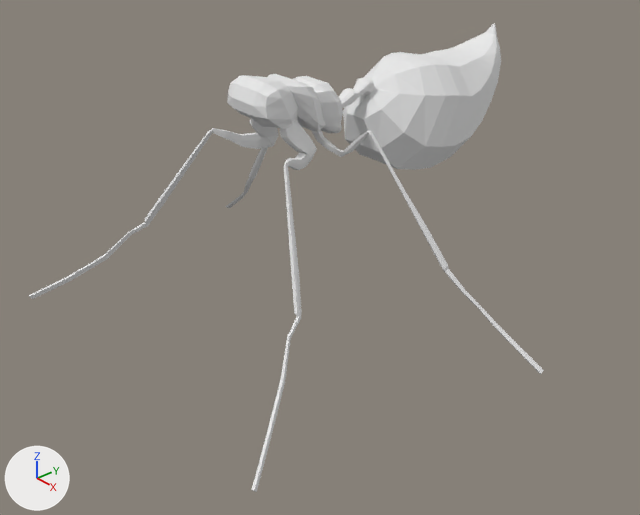
The Blender file Assets/Objects/Characters/Ant_01/Ant_01.blend: old version first, new version second.
One viewpoint serves both versions: a camera (50 mm lens) standing at (0.837, -0.758, 0.656) and looking at (0.028, -0.057, 0.098). Arrows for +X, +Y and +Z are at lower left; the lights stay in place.
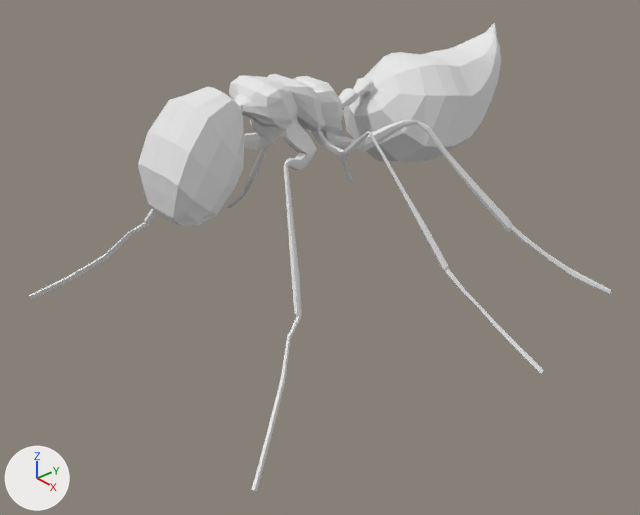
Commit message: Added more to Ant_01

Where the change shows, as pixel boxes (x1, y1, x2, y2) in the pictures (640 x 515 px):
'Cube', reshaped (13% wider)
    before: (29, 23, 544, 492)
    after: (29, 23, 611, 492)
part 1 of me_cube_001, built on
    before: (227, 83, 470, 170)
    after: (138, 83, 611, 295)

The change, as a diff of the scene's bpy script:
```diff
--- a/Assets/Objects/Characters/Ant_01/Ant_01.blend.py
+++ b/Assets/Objects/Characters/Ant_01/Ant_01.blend.py
@@ me_cube_001 @@
 # used by ob_cube; location = (0.0, -0.115, 0.325); scale = (0.213, 0.213, 0.213)
-me_cube_001.from_pydata(...)  # 498 vertices, 460 faces; spans x 0.0..1.56, y -1.12..2.01, z -1.45..0.14
+me_cube_001.from_pydata(...)  # 716 vertices, 668 faces; spans x 0.0..1.56, y -1.12..2.01, z -1.45..0.14
+# me_cube_001 part 1
+# 5 vertices are removed from x 0.39..0.4, y 0.43..0.44, z -0.2..-0.19
+# 28 faces are deleted
+# 14 vertices in x 0.36..0.42, y 0.4..0.44, z -0.23..-0.18 move by (0.01, -0.01, 0.0)
+# 4 vertices in x 0.26..0.38, y 0.35..0.41, z -0.33..-0.21 move by (0.0, -0.01, 0.0)
+# 31 vertices move from x 0.0..0.42, y -0.19..1.97, z -0.69..0.03 to x 0.0..0.43, y -0.18..1.97, z -0.63..0.06
+# 223 vertices are added at x 0.0..1.29, y -0.8..1.89, z -1.45..0.14
+# 236 new faces join them
 me_cube_001.materials.append(mat_material)
```
